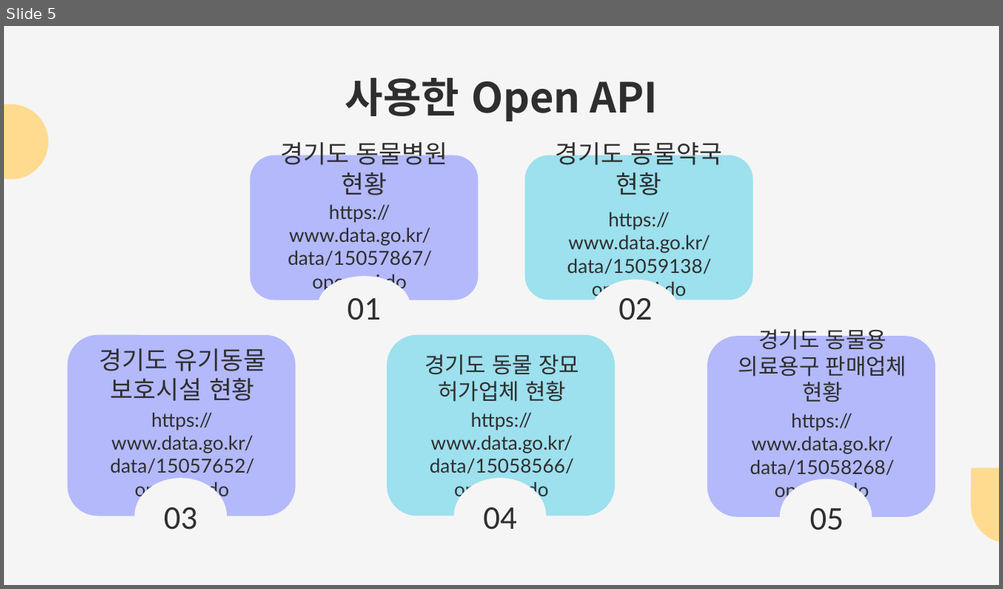
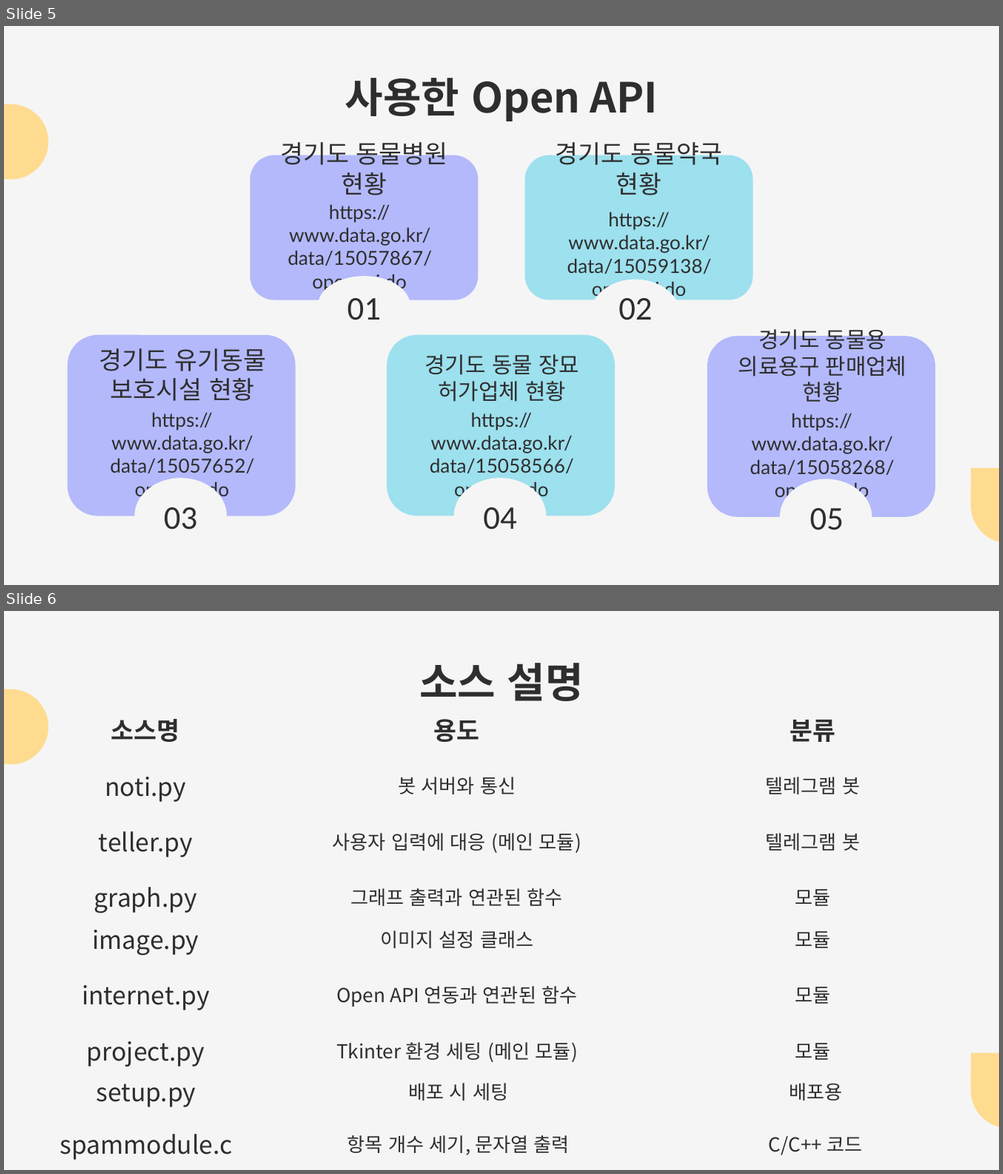
Before and after one commit to bjh0806/scriptlang, a slide deck: 발표 ppt/한국공학-게임-스크립트언어-2020180018-최종발표.pptx. Shown one above the other, each under a label of ours: slide 5 before the commit, slides 5 and 6 after it. The pictures are 1003x589 and 1003x1174 pixels, drawn with LibreOffice and Linux fonts; fonts in the diff are those of the drawing. Boxes give left, top, right and bottom in pixels: in the first picture for what was removed or moved away, otherwise in the second. Text is boxed around its words. In the diff, an @@ line names an element or a change of style, - is before the commit and + after.

```diff
--- a/발표 ppt/한국공학-게임-스크립트언어-2020180018-최종발표.pptx
+++ b/발표 ppt/한국공학-게임-스크립트언어-2020180018-최종발표.pptx
@@ slide 6 added at (4,611,999,1170), background #F5F5F5; not listed: 2 template elements that a slide beside it also shows @@
@@ title added at (419,663,583,701), 30 pt, text #2E2E2E, bold @@
+소스 설명
@@ table added at (4,701,999,917), 4 rows, 3 columns @@
+소스명 | 용도 | 분류
+noti.py | 봇 서버와 통신 | 텔레그램 봇
+teller.py | 사용자 입력에 대응 (메인 모듈) | 텔레그램 봇
+graph.py | 그래프 출력과 연관된 함수 | 모듈
@@ table added at (4,854,999,1159), 4 rows, 3 columns @@
+ |  | 
+image.py | 이미지 설정 클래스 | 모듈
+internet.py | Open API 연동과 연관된 함수 | 모듈
+project.py | Tkinter 환경 세팅 (메인 모듈) | 모듈
@@ table added at (4,1007,999,1111), 2 rows, 3 columns @@
+ |  | 
+setup.py | 배포 시 세팅 | 배포용
@@ table added at (4,1060,999,1163), 2 rows, 3 columns @@
+ |  | 
+spammodule.c | 항목 개수 세기, 문자열 출력 | C/C++ 코드
```
Also in this commit, not shown: 2 slides changed, 1 slide removed, 1 other file.
